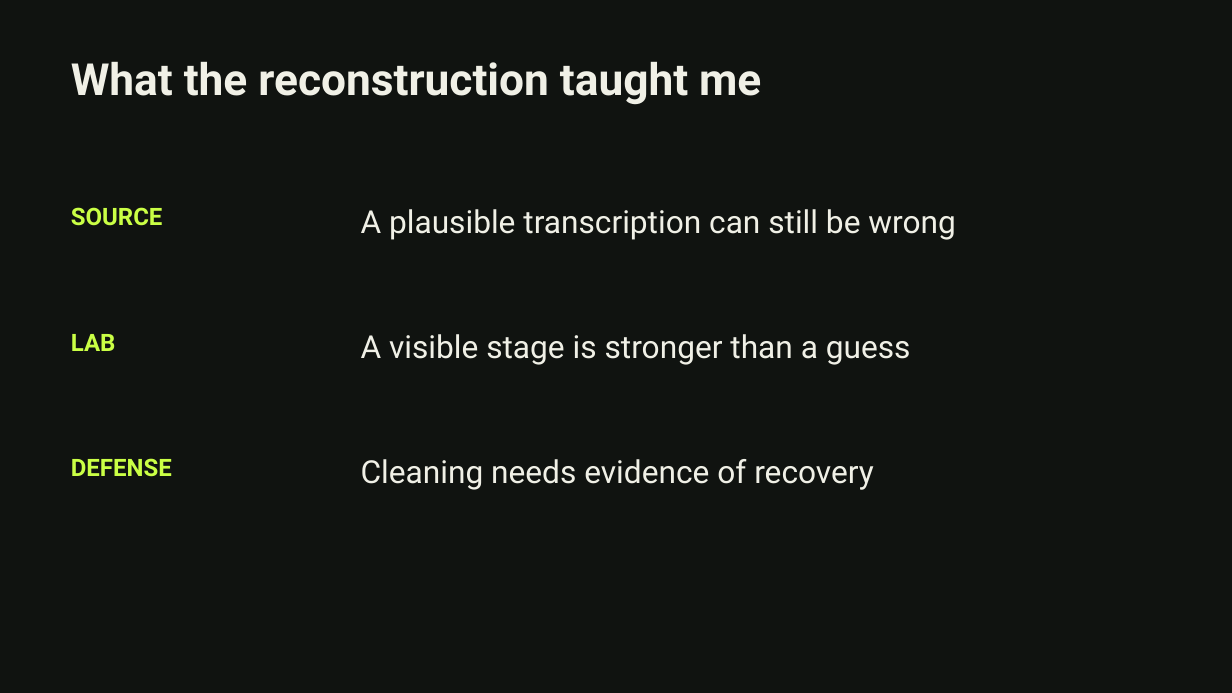
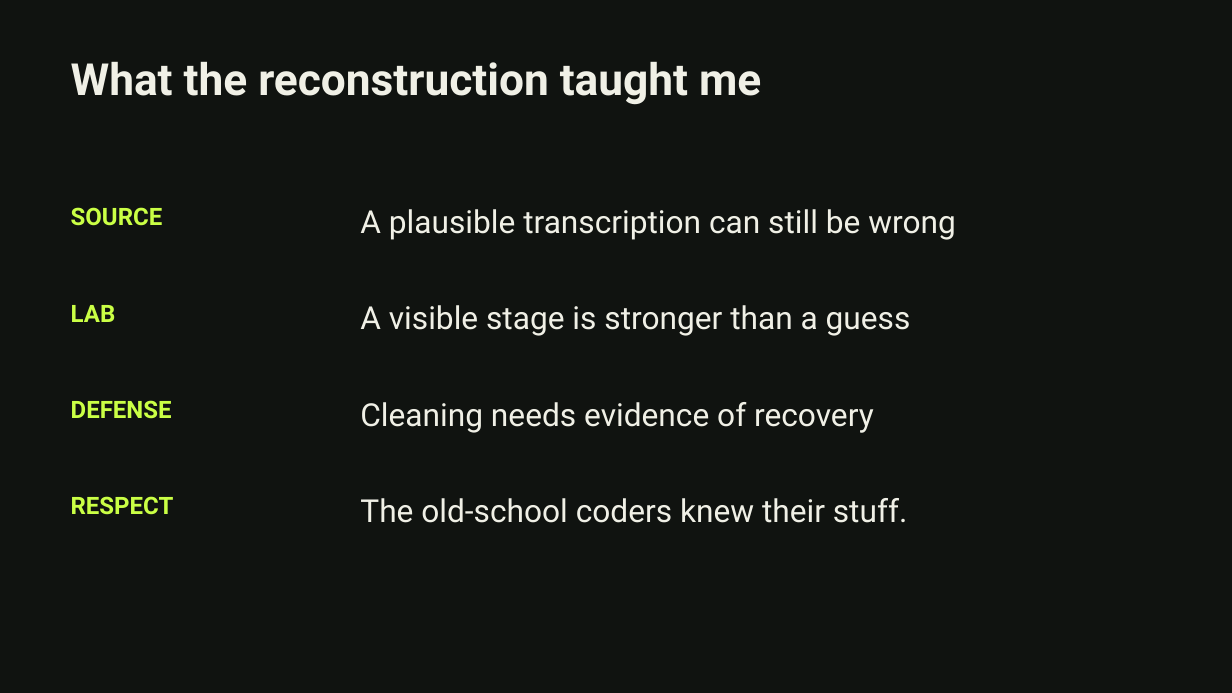
Before and after one commit to bl4ck0ut/grrcon, a slide deck: slide 28 of Charley_Pfaff_1992_Virus_GrrCON.pptx (slide 26 before the commit). Drawn at 1232x693 pixels with LibreOffice and Linux fonts; fonts in the diff are those of the drawing. Boxes give left, top, right and bottom in pixels: in the first picture for what was removed or moved away, otherwise in the second. Text is boxed around its words. In the diff, an @@ line names an element or a change of style, - is before the commit and + after.

```diff
--- a/Charley_Pfaff_1992_Virus_GrrCON.pptx
+++ b/Charley_Pfaff_1992_Virus_GrrCON.pptx
@@ text "LAB": place and size @@
-text "LAB" at [71, 334, 116, 351]
+text "LAB" at [71, 305, 116, 322]
@@ text "A visible stage is stronger ...": place and size @@
-text "A visible stage is stronger ..." at [361, 334, 911, 365]
+text "A visible stage is stronger ..." at [360, 305, 911, 336]
@@ text "DEFENSE": place and size @@
-text "DEFENSE" at [71, 458, 172, 477]
+text "DEFENSE" at [71, 400, 172, 419]
@@ text "Cleaning needs evidence of recovery": place and size @@
-text "Cleaning needs evidence of recovery" at [361, 459, 874, 490]
+text "Cleaning needs evidence of recovery" at [360, 402, 874, 433]
@@ text added at [71, 496, 174, 515], 18.8 pt, text #CAFF45, bold @@
+RESPECT
@@ text added at [360, 498, 907, 523], 24.8 pt, text #F0F0E6 @@
+The old-school coders knew their stuff.
```
Also in this commit, not shown: 6 other slides changed, 2 slides added.
